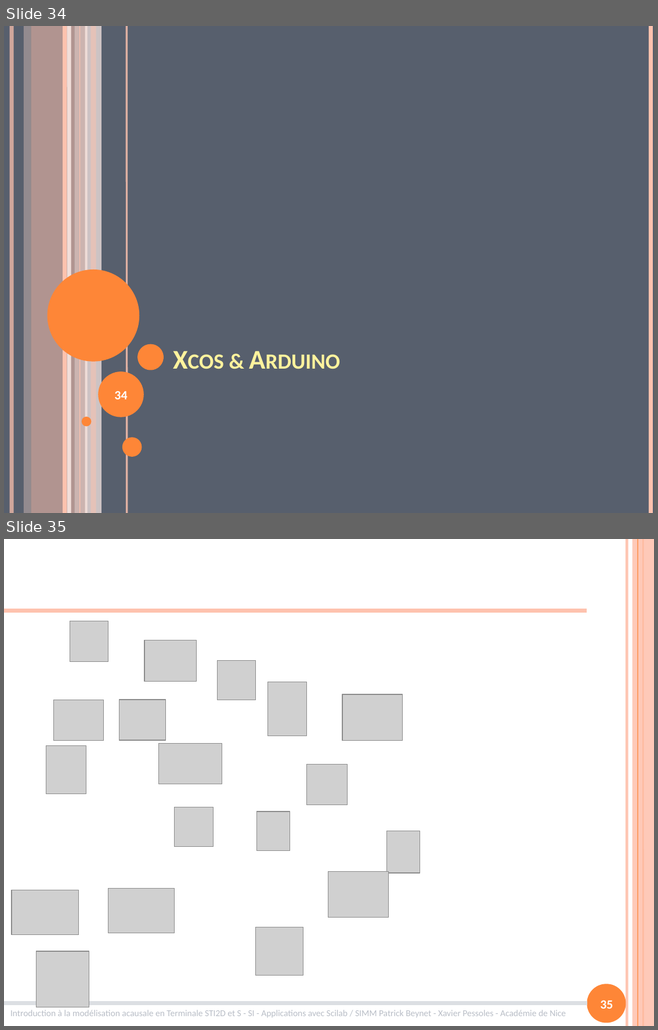
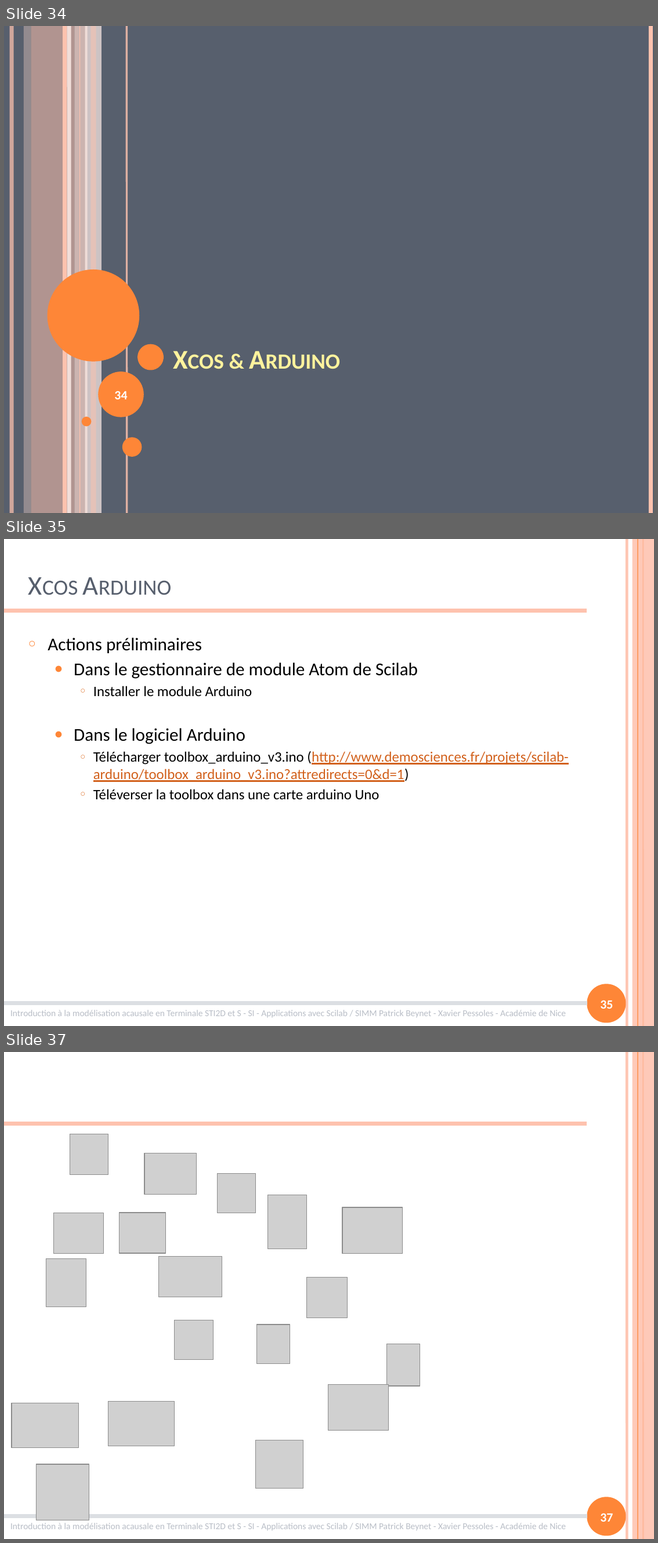
Before and after one commit to xpessoles/Formations, a slide deck: ModelisationMultiphysique/ModelisationMultiphysique.pptx. Shown one above the other, each under a label of ours: slides 34 and 35 before the commit, slides 34, 35 and 37 after it; the slides between them are not shown. The pictures are 658x1030 and 658x1543 pixels, drawn with LibreOffice and Linux fonts; fonts in the diff are those of the drawing; grey boxes stand for pictures. Boxes give left, top, right and bottom in pixels: in the first picture for what was removed or moved away, otherwise in the second. Text is boxed around its words. In the diff, an @@ line names an element or a change of style, - is before the commit and + after.

```diff
--- a/ModelisationMultiphysique/ModelisationMultiphysique.pptx
+++ b/ModelisationMultiphysique/ModelisationMultiphysique.pptx
@@ slide 35 added at bbox=[4, 539, 654, 1026], background #FFFFFF; not listed: 8 template elements that a slide beside it also shows @@
@@ text added at bbox=[48, 638, 568, 800], 16 pt, text #000000 @@
+○ Actions préliminaires
+  ● Dans le gestionnaire de module Atom de Scilab
+    ○ Installer le module Arduino
+  ● Dans le logiciel Arduino
+    ○ Télécharger toolbox_arduino_v3.ino (http://www.demosciences.fr/projets/scilab-arduino/toolbox_arduino_v3.ino?attredirects=0&d=1)
+    ○ Téléverser la toolbox dans une carte arduino Uno
@@ title added at bbox=[205, 686, 252, 697], 30 pt, text #575F6D, small capitals @@
+Xcos Arduino
@@ page number added at bbox=[600, 1000, 612, 1009], 14 pt, text #FFFFFF, bold @@
+35
@@ what was slide 35 is now slide 37 @@
@@ page number at bbox=[600, 1513, 612, 1522]: text changed @@
-35
+37
```
Also in this commit, not shown: 1 other slide added, 2 other files.
